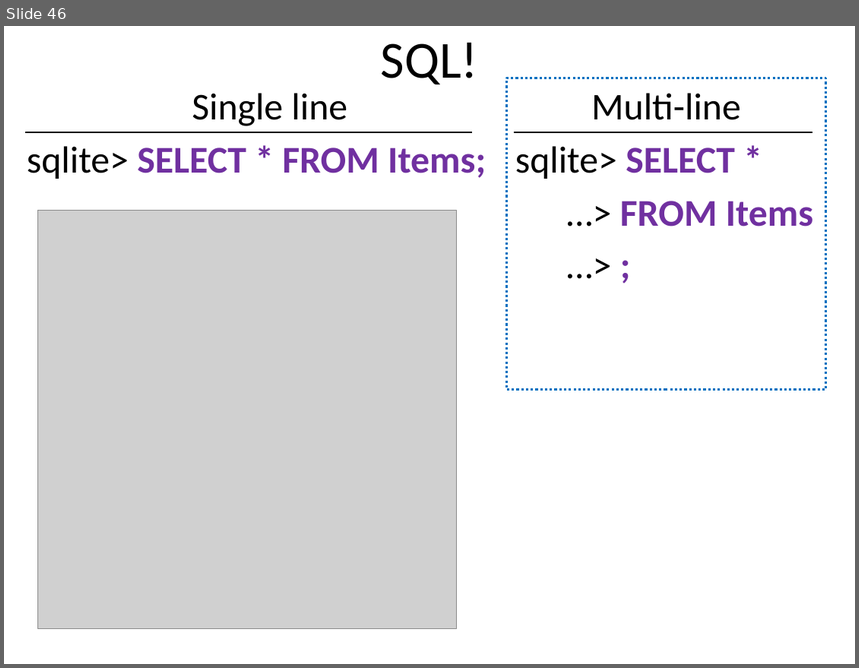
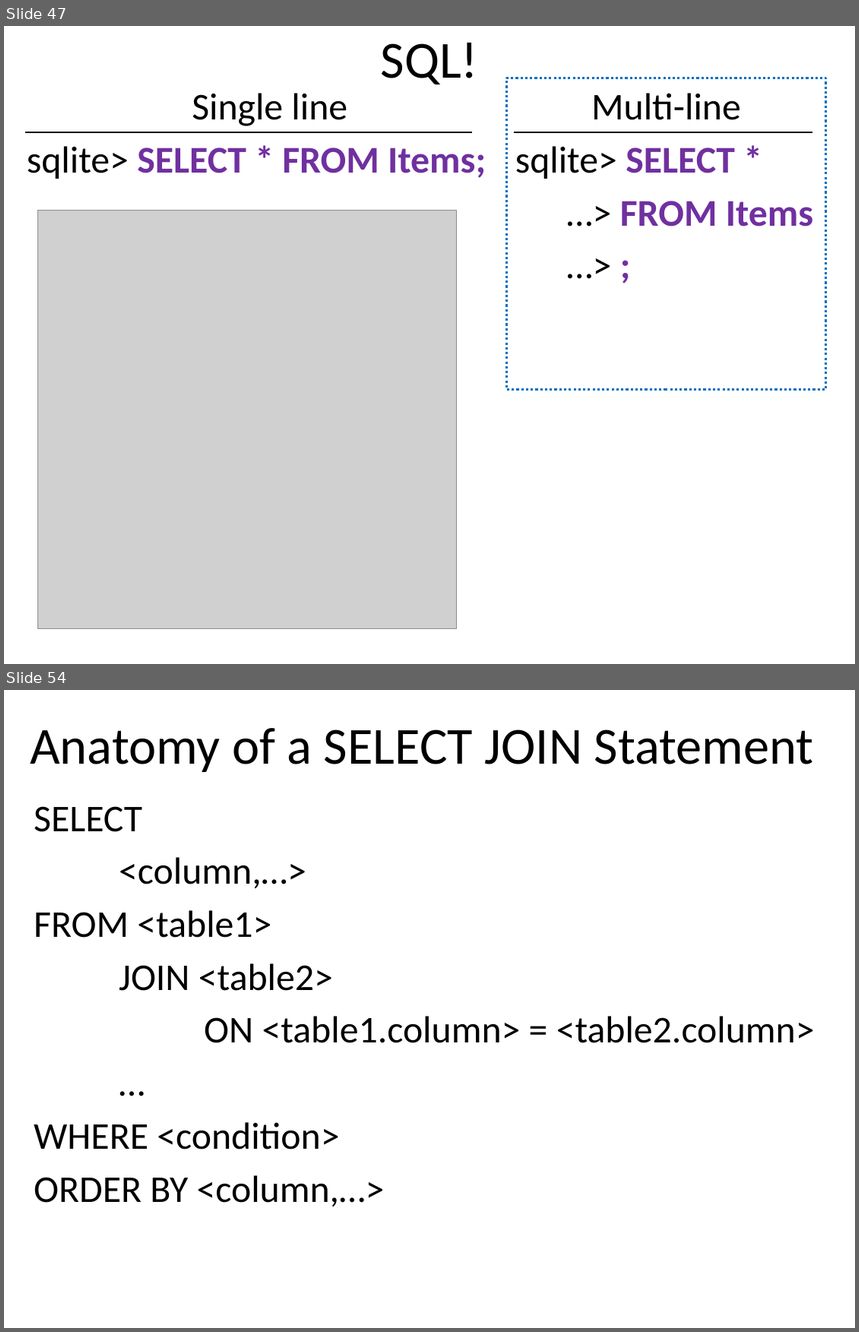
Before and after one commit to dykebert/GDI_Database_Training, a slide deck: Introduction to Databases and SQL.pptx. Shown one above the other, each under a label of ours: slide 46 before the commit, slides 47 and 54 after it; the slides between them are not shown. The pictures are 859x668 and 859x1332 pixels, drawn with LibreOffice and Linux fonts; fonts in the diff are those of the drawing; grey boxes stand for pictures. Boxes give left, top, right and bottom in pixels: in the first picture for what was removed or moved away, otherwise in the second. Text is boxed around its words. In the diff, an @@ line names an element or a change of style, - is before the commit and + after.

```diff
--- a/Introduction to Databases and SQL.pptx
+++ b/Introduction to Databases and SQL.pptx
@@ slide 54 added at (4, 690, 855, 1328), background #FFFFFF @@
@@ title added at (30, 728, 814, 772), 44 pt, text #000000 @@
+Anatomy of a SELECT JOIN Statement
@@ text added at (34, 806, 815, 1207), 32 pt, text #000000 @@
+SELECT
+<column,…>
+FROM <table1>
+JOIN <table2>
+ON <table1.column> = <table2.column>
+…
+WHERE <condition>
+ORDER BY <column,…>
@@ what was slide 46 is now slide 47 @@
```
Also in this commit, not shown: 6 slides changed, 13 other slides added, 2 other files.
